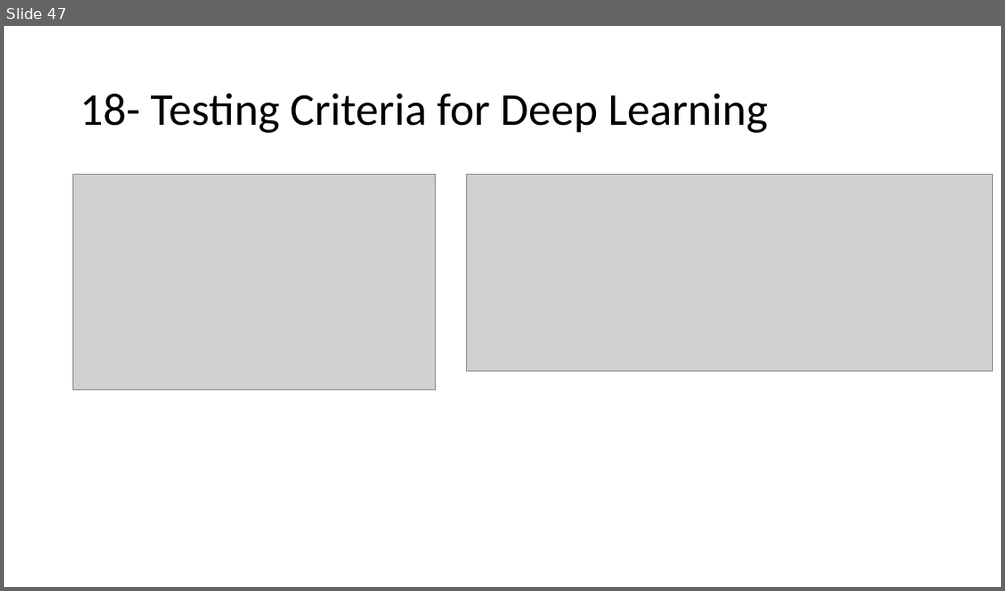
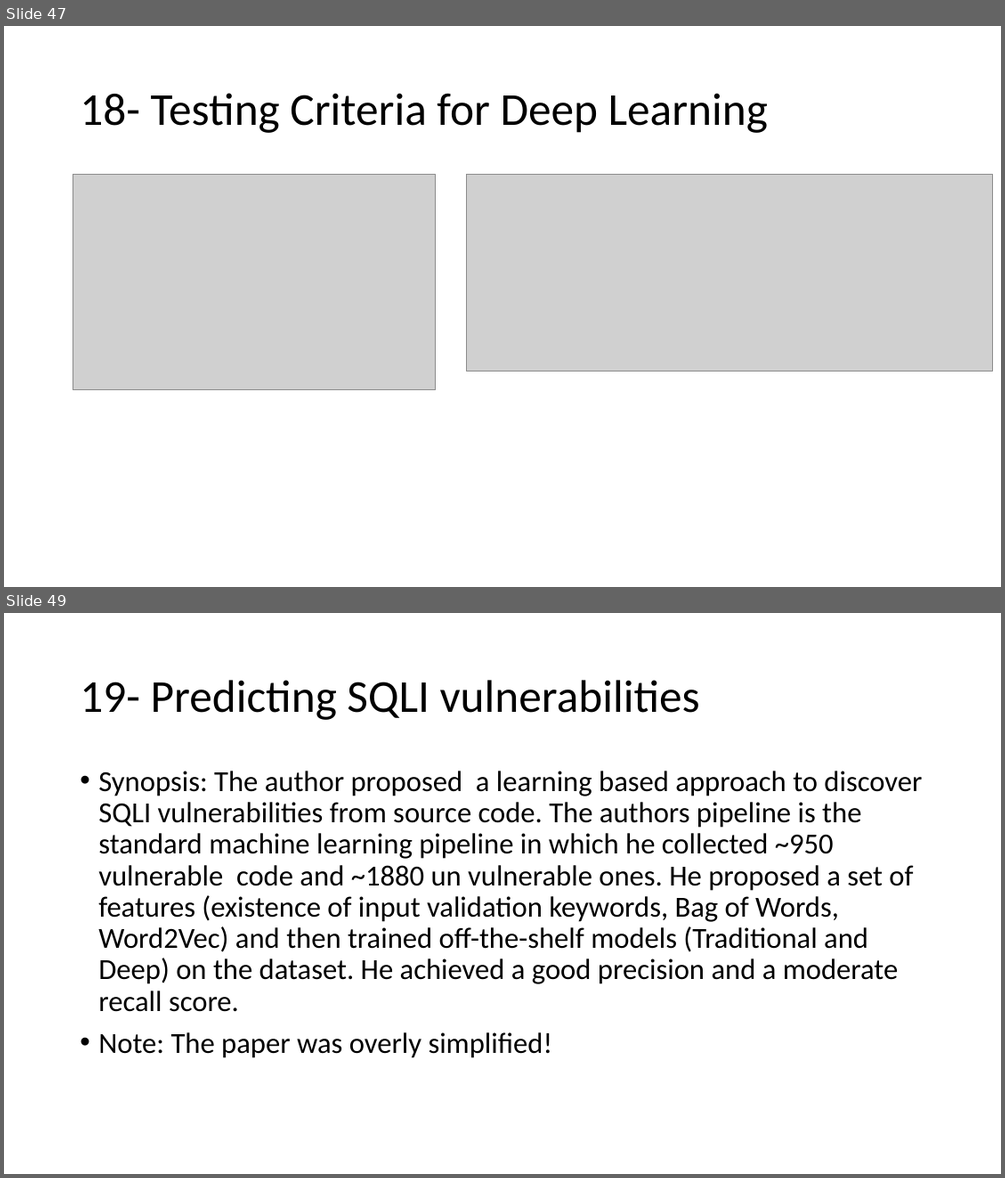
Before and after one commit to AhmadM-DL/SEML, a slide deck: SEML.pptx. Shown one above the other, each under a label of ours: slide 47 before the commit, slides 47 and 49 after it; the slides between them are not shown. The pictures are 1005x591 and 1005x1178 pixels, drawn with LibreOffice and Linux fonts; fonts in the diff are those of the drawing; grey boxes stand for pictures. Boxes give left, top, right and bottom in pixels: in the first picture for what was removed or moved away, otherwise in the second. Text is boxed around its words. In the diff, an @@ line names an element or a change of style, - is before the commit and + after.

```diff
--- a/SEML.pptx
+++ b/SEML.pptx
@@ slide 49 added at box(4, 613, 1001, 1174), background #FFFFFF @@
@@ title added at box(80, 680, 700, 720), 44 pt, text #000000 @@
+19- Predicting SQLI vulnerabilities
@@ text added at box(98, 771, 922, 1058), 28 pt, text #000000 @@
+• Synopsis: The author proposed a learning based approach to discover SQLI vulnerabilities from source code. The authors pipeline is the standard machine learning pipeline in which he collected ~950 vulnerable code and ~1880 un vulnerable ones. He proposed a set of features (existence of input validation keywords, Bag of Words, Word2Vec) and then trained off-the-shelf models (Traditional and Deep) on the dataset. He achieved a good precision and a moderate recall score.
+• Note: The paper was overly simplified!
```
Also in this commit, not shown: 17 slides changed, 9 other slides added, 1 other file.
